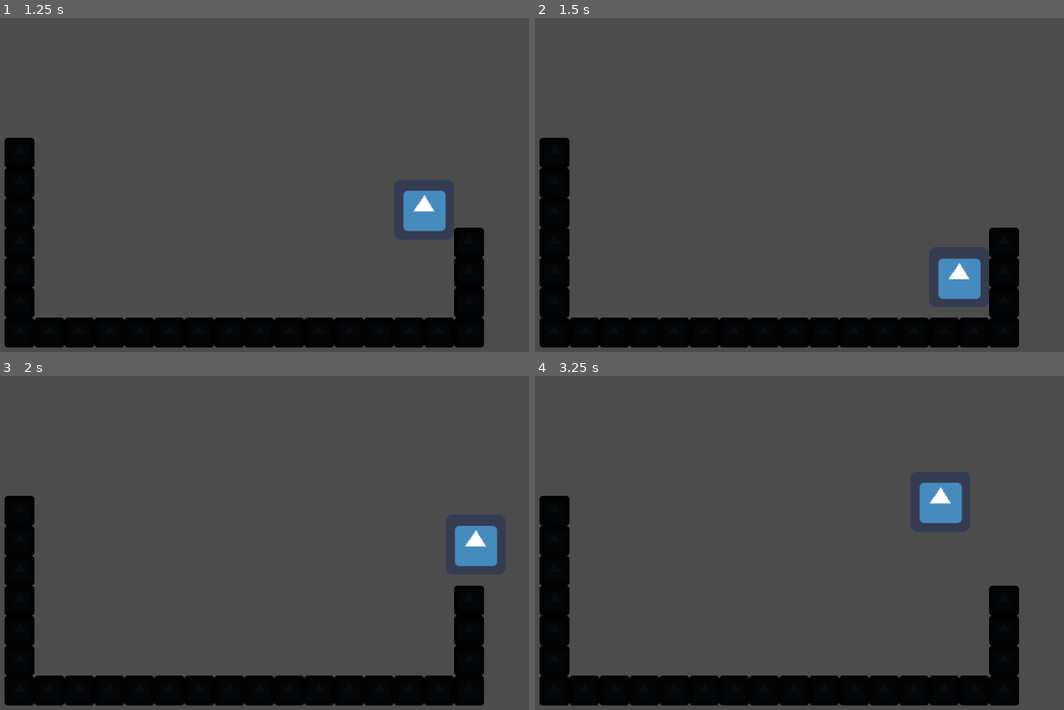
Above: before the commit, frames 1-4 (two rows, left to right).
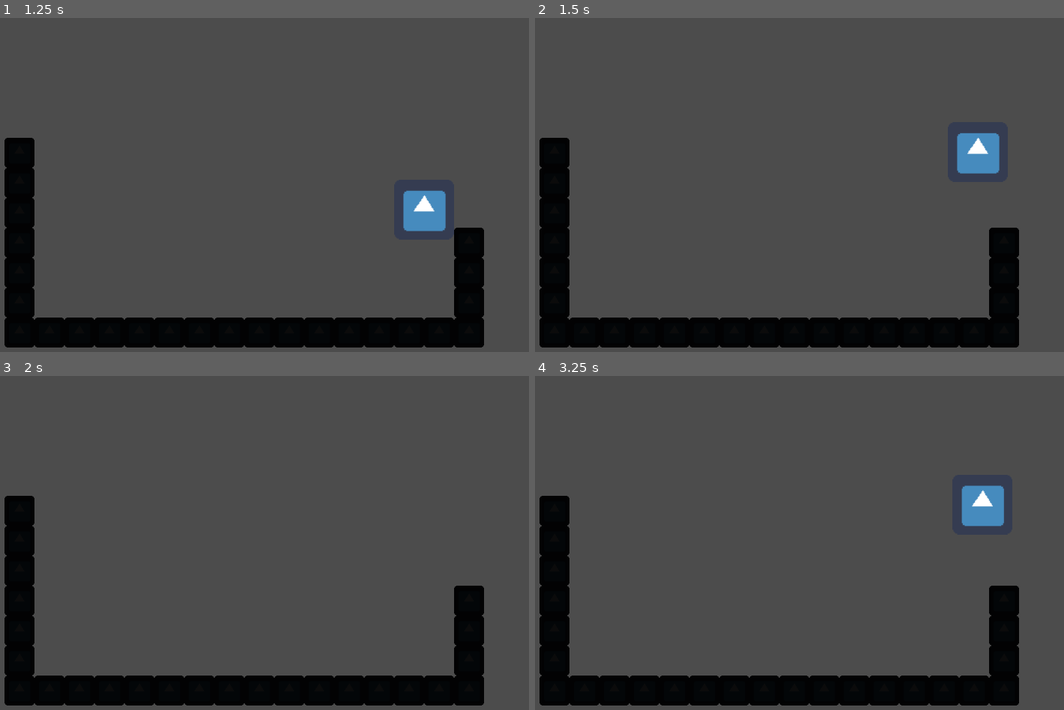
Above: after the commit, the same moments.

Repository: DayvanRider/HALT-Game-Jam-2018-August
Game: Godot game, scene res://level.tscn
Same seed, same stepped clock (60 frames per second), same inputs: the game is played once before the commit and once after it. The engine's default icon, where the game draws it, is replaced by a stand-in: a white triangle on a blue panel in a dark square.
Inputs:
- Up to frame 1 (1.25 s): hold Right (ui_right) from 0.53 s (still down); tap Up (ui_up) at 0.6, 0.77, 1.07 s
- Up to frame 2 (1.5 s): keep holding Right (ui_right); tap Up (ui_up) at 1.35 s
- Up to frame 3 (2 s): keep holding Right (ui_right); tap Up (ui_up) at 1.52, 1.82 s
- Up to frame 4 (3.25 s): release Right (ui_right) at 2.03 s; hold Left (ui_left) 2.03-2.78 s; tap Up (ui_up) at 2.1, 2.85, 3.02 s; hold Right (ui_right) from 2.78 s (still down)

Frame 1 is identical in both runs. In frame 2, 2.0% of the frame differs, in the area x 76-88%, y 34-85%; in frame 3, 1.0%; in frame 4, 2.0%.

Commit message:
refined Walljump
Stable in what it is doing.
can only jump to the right

Diff:
--- a/JSUS/KinematicBody2D.gd
+++ b/JSUS/KinematicBody2D.gd
@@ -6,7 +6,6 @@
 export(int) var GRAVITY = 20
 
 var motion = Vector2(0,0)
-var wallFlag = 0
 
 
 
@@ -24,43 +23,24 @@
 		motion.x = SPEED
 	elif Input.is_action_pressed("ui_left"):
 		motion.x = -SPEED
-	else:
+	elif is_on_floor():
 		motion.x = 0
 
 	#Jump
 	if is_on_floor():
 		if Input.is_action_just_pressed("ui_up"):
 			motion.y = JUMP
-		#set flag for walljump to false
-		wallFlag = 0
 
-	#Set Flag if character is on wall
+	#if character is on wall
 	if is_on_wall() && !is_on_floor():
-		if motion.x < 0:
-			wallFlag = 1
-		if motion.x > 0:
-			wallFlag = 2
+		#slow down gravity
+		if motion.y >0:
+			motion.y -= (GRAVITY/4) *2
+		#make walljump by pressing up
+		if Input.is_action_just_pressed("ui_up"):
+			motion.y = 1.5*JUMP
+			motion.x = SPEED
 
-
-
-
-
-
-	if wallFlag > 0:
-		#TODO find out wich wall we are at
-		#reduce Gravity while on wall
-		if motion.y > 0:
-			motion.y -= GRAVITY/2
-		if wallFlag == 1:
-			if Input.is_action_just_pressed("ui_right"):
-				motion.y = 1.5*JUMP
-				motion.x = SPEED
-				wallFlag = 0
-		if wallFlag == 2:
-			if Input.is_action_just_pressed("ui_left"):
-				motion.y = 1.5*JUMP
-				motion.x = -SPEED
-				wallFlag = 0
-
-
-	motion = move_and_slide(motion,UP)
+	var motiontmp = move_and_slide(motion,UP)
+	if is_on_floor():
+		motion = motiontmp
